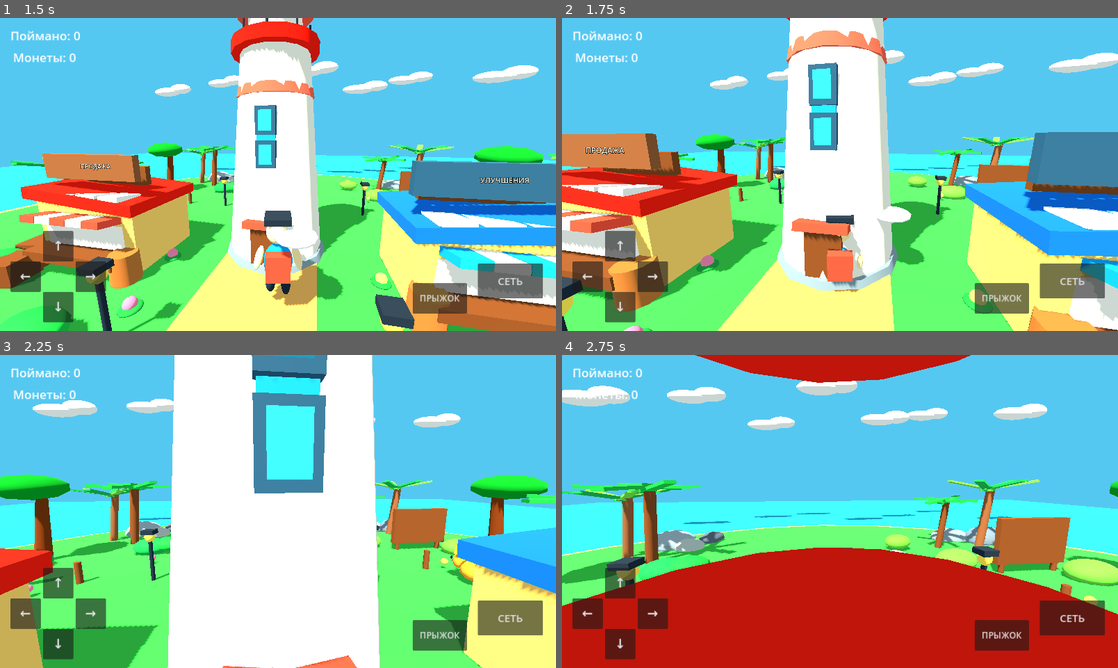
Above: before the commit, frames 1-4 (two rows, left to right).
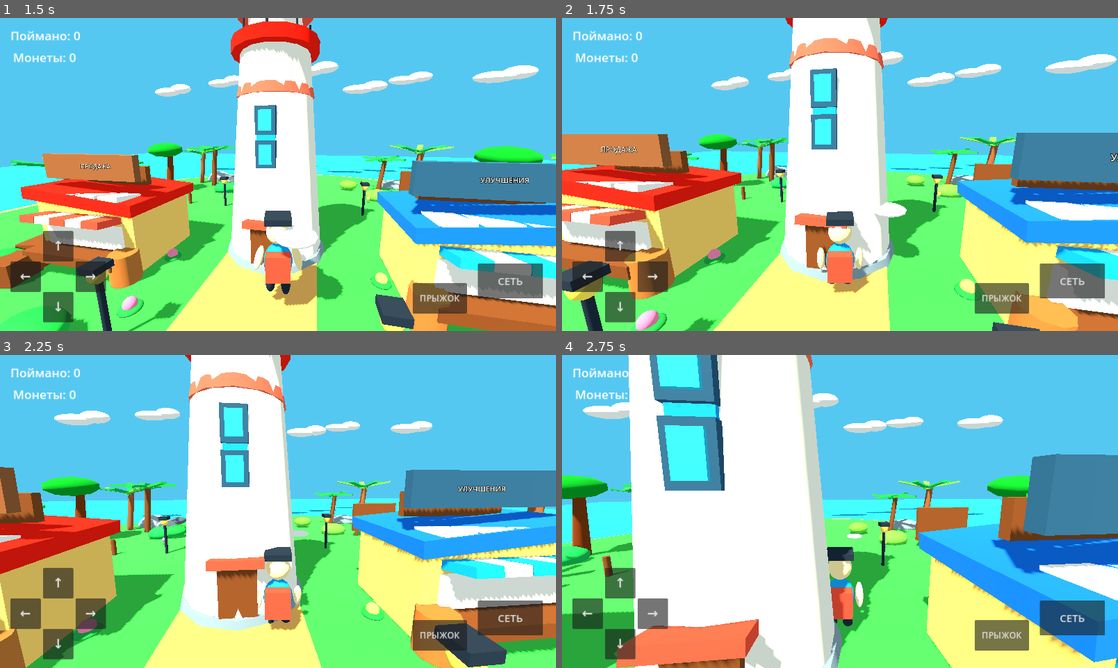
Above: after the commit, the same moments.

Repository: ksotik22/Catch-a-Mutant
Game: Godot game, scene res://scenes/main.tscn
Two runs of this game, one before a commit and one after it. Both use one fixed random seed, a clock stepped at 60 frames per second and the inputs below.
Inputs (mouse positions are in pixels of both pictures, inside the frame that each line leads up to):
- Up to frame 1 (1.5 s): move the mouse to (305, 174) at 0.52 s; hold E 0.53-1.28 s; hold W from 0.53 s (still down); click (305, 174) at 0.67 s; tap Space at 0.77 s; move the mouse to (250, 174) at 1.27 s; tap E at 1.35 s
- Up to frame 2 (1.75 s): keep holding W; tap Space at 1.52 s
- Up to frame 3 (2.25 s): keep holding W; move the mouse to (289, 505) at 2.02 s; hold E from 2.03 s (still down)
- Up to frame 4 (2.75 s): keep holding W; keep holding E

Frame 1 is identical in both runs. In frame 2, 22% of the frame differs, in the area x 0-100%, y 0-100%; in frame 3, 63%; in frame 4, 73%.

Commit message:
Enable shop collision and selling mechanics

Diff:
--- a/scripts/player.gd
+++ b/scripts/player.gd
@@ -20,6 +20,8 @@
     get_tree().current_scene.add_child(visual_upgrade)
     var concept_upgrade = preload("res://scripts/concept_upgrade.gd").new()
     get_tree().current_scene.add_child(concept_upgrade)
+    var mechanics = preload("res://scripts/world_mechanics.gd").new()
+    get_tree().current_scene.add_child(mechanics)
     await get_tree().process_frame
     var animation_controller = preload("res://scripts/player_animation.gd").new()
     animation_controller.name = "PlayerAnimation"
